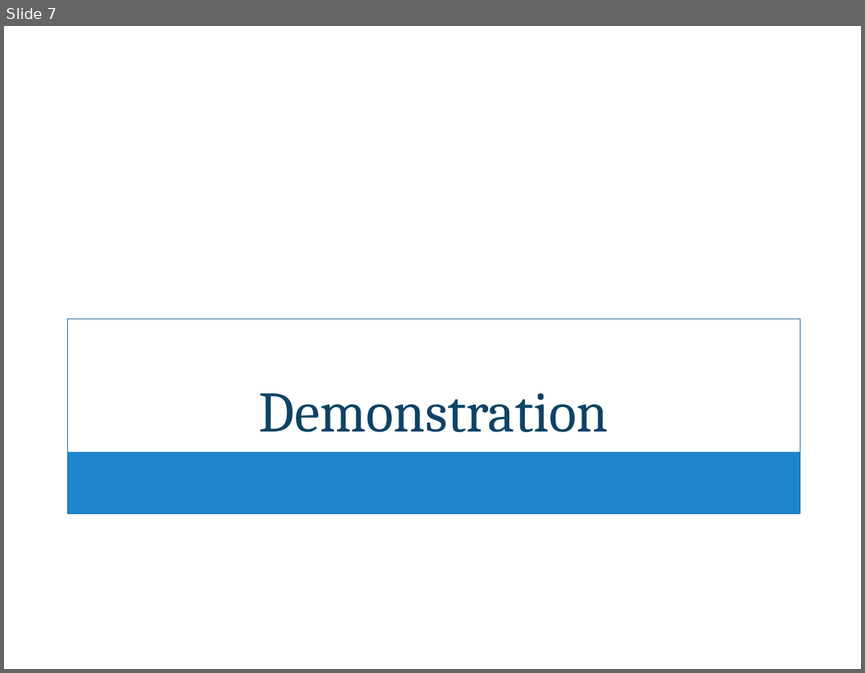
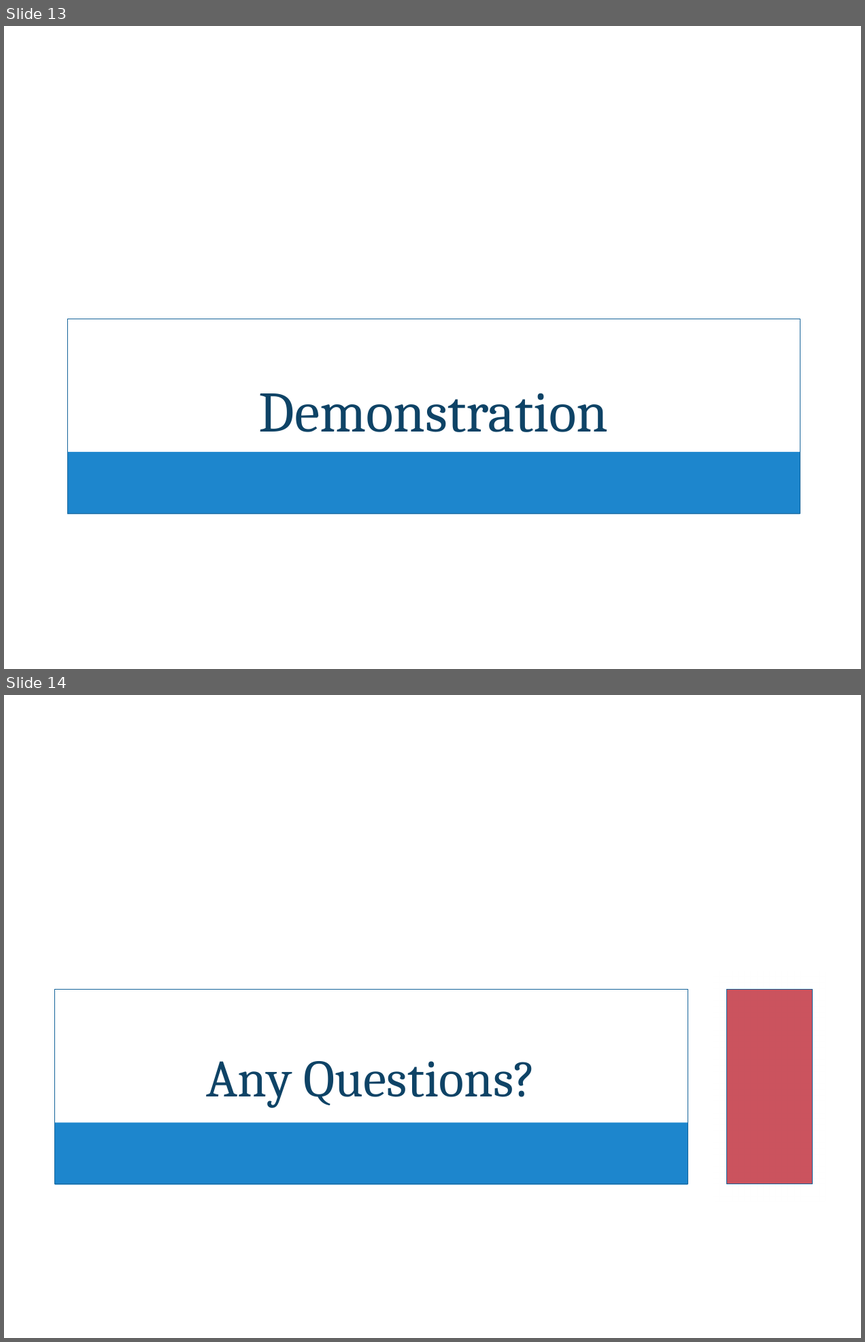
Before and after one commit to amh0029/Masters_Proj, a slide deck: Documentation/MastersDefense.pptx. Shown one above the other, each under a label of ours: slide 7 before the commit, slides 13 and 14 after it. The pictures are 865x673 and 865x1342 pixels, drawn with LibreOffice and Linux fonts; fonts in the diff are those of the drawing; background and template pictures are left out. Boxes give left, top, right and bottom in pixels: in the first picture for what was removed or moved away, otherwise in the second. Text is boxed around its words. In the diff, an @@ line names an element or a change of style, - is before the commit and + after.

```diff
--- a/Documentation/MastersDefense.pptx
+++ b/Documentation/MastersDefense.pptx
@@ slide 14 added at (x1=4, y1=695, x2=861, y2=1338), background picture (left out); not listed: 1 template element that a slide beside it also shows @@
@@ rectangle added at (x1=37, y1=971, x2=706, y2=1202), fill #FFFFFF at 83% opacity @@
@@ rectangle added at (x1=713, y1=971, x2=825, y2=1202), fill #FFFFFF at 83% opacity @@
@@ rectangle added at (x1=46, y1=981, x2=697, y2=1192), fill #FFFFFF @@
@@ rectangle added at (x1=54, y1=989, x2=687, y2=1183), outline #16649A 0.5 pt @@
@@ rectangle added at (x1=726, y1=989, x2=812, y2=1183), fill #B50B1B at 70% opacity, outline #16649A 0.5 pt @@
@@ title added at (x1=207, y1=1061, x2=536, y2=1108), 44 pt, text #0F4366 @@
+Any Questions?
@@ rectangle added at (x1=54, y1=1123, x2=687, y2=1185), fill #1D86CD @@
@@ what was slide 7 is now slide 13 @@
```
Also in this commit, not shown: 6 other slides added.
